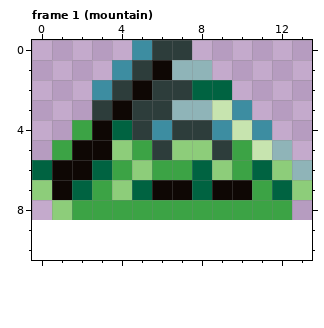
Pixel-art file -- assets/images/mountain.aseprite. The picture above was drawn from the file before the commit.
14x9 pixels, 2 frames. Shown: frame 1 (mountain). The old version is drawn lined up with the new one, on the new canvas. The commit also changed other frames, which this record leaves out.
The same view after the edit:
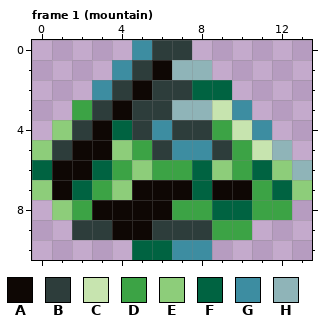
Palette (. is transparent): A #0e0704  B #2d3d3b  C #c7e4af  D #3ca345  E #8dcd7a  F #006341  G #3d8da1  H #8fb4b8
What changed:
canvas 14x9 -> 14x11
--- frame 1 (mountain)
@@ x 0..13 @@
  2 ...GBABBFF....
- 3 ...BABBHHCG...
- 4 ..DAFBGBBGCG..
- 5 .DAAEDBEEBDCH.
+ 3 ..DBABBHHCG...
+ 4 .EBAFBGBBDCG..
+ 5 EBAAEDBGGBDCH.
  6 FAAFDEDDFEDFEH
- 7 EAFDEFAAFAADFE
- 8 .EDDDDDDDDDDD.
- 9 ..............
-10 ..............
+ 7 EAFDEAAAFAADFE
+ 8 .EDAAAADDFFDD.
+ 9 ..BBAABBBDD...
+10 .....FFGG.....
Pixel boxes of the changes (left, top, right, bottom) in both pictures:
changed: (32, 100, 252, 260)
